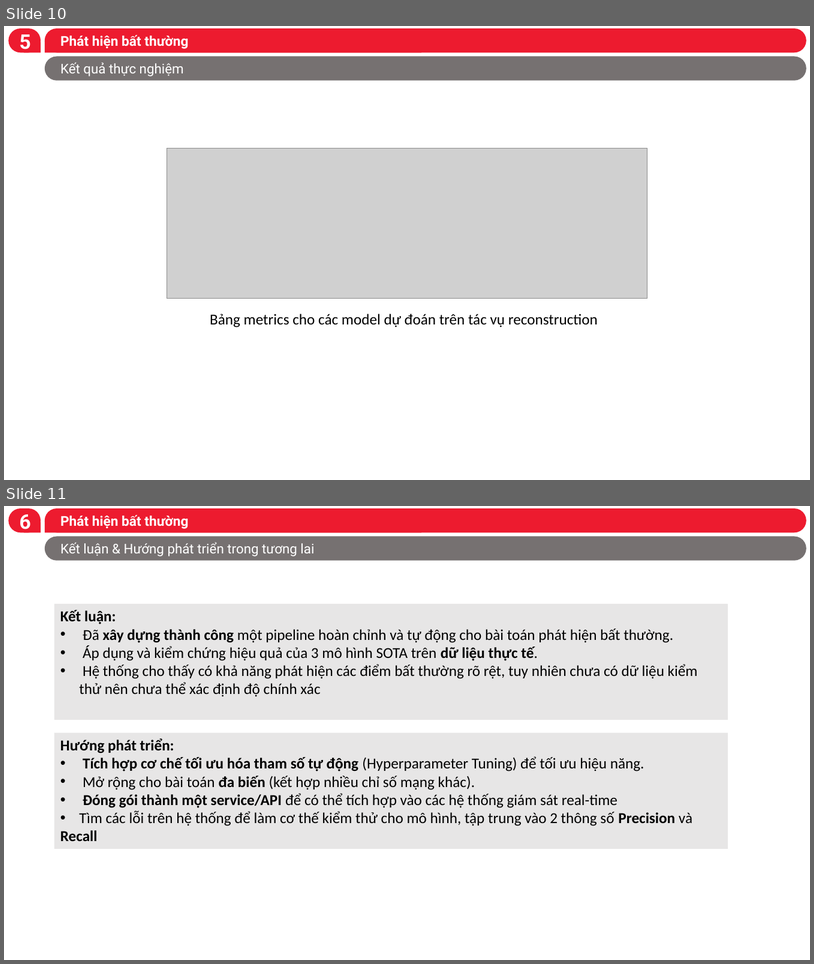
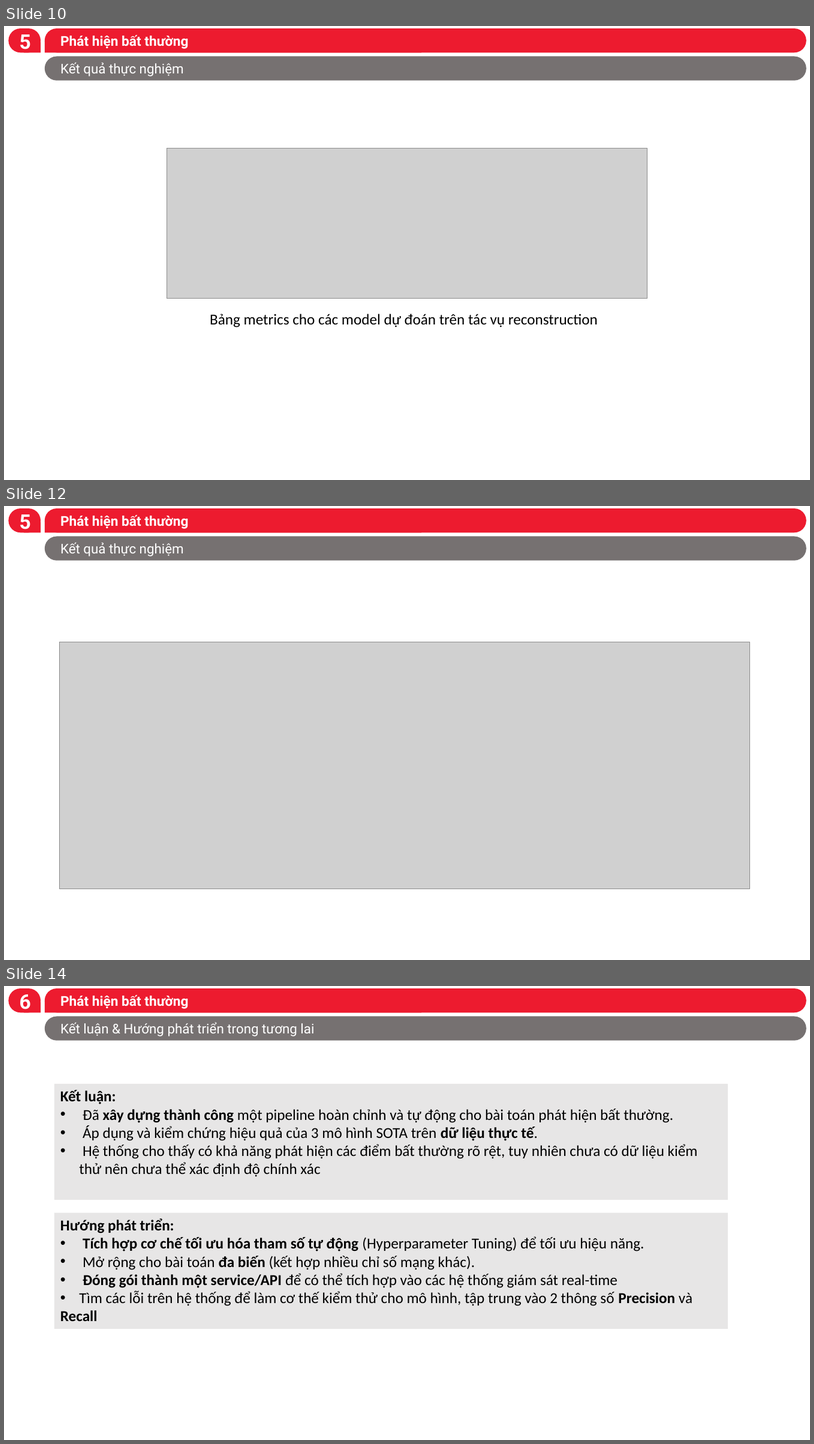
Before and after one commit to PhamMinhTuanGit/RunAnomalyCheckOptimize, a slide deck: Seminar_Dự_đoán_bất_thường.pptx. Shown one above the other, each under a label of ours: slides 10 and 11 before the commit, slides 10, 12 and 14 after it; the slides between them are not shown. The pictures are 814x964 and 814x1444 pixels, drawn with LibreOffice and Linux fonts; fonts in the diff are those of the drawing; grey boxes stand for pictures; background and template pictures are left out. Boxes give left, top, right and bottom in pixels: in the first picture for what was removed or moved away, otherwise in the second. Text is boxed around its words. In the diff, an @@ line names an element or a change of style, - is before the commit and + after.

```diff
--- a/Seminar_Dự_đoán_bất_thường.pptx
+++ b/Seminar_Dự_đoán_bất_thường.pptx
@@ slide 12 added at <box>4,506,810,960</box>, background #FFFFFF; not listed: 5 template elements that a slide beside it also shows @@
@@ text added at <box>20,514,31,534</box>, 24 pt, text #FFFFFF, bold @@
+5
@@ title added at <box>60,515,188,529</box>, 16.2 pt, text #FFFFFF, bold @@
+Phát hiện bất thường
@@ text added at <box>60,542,184,556</box>, 16 pt, text #FFFFFF @@
+Kết quả thực nghiệm
@@ picture added at <box>60,642,750,889</box> @@
@@ what was slide 11 is now slide 14 @@
```
Also in this commit, not shown: 2 other slides added, 2 other files.
